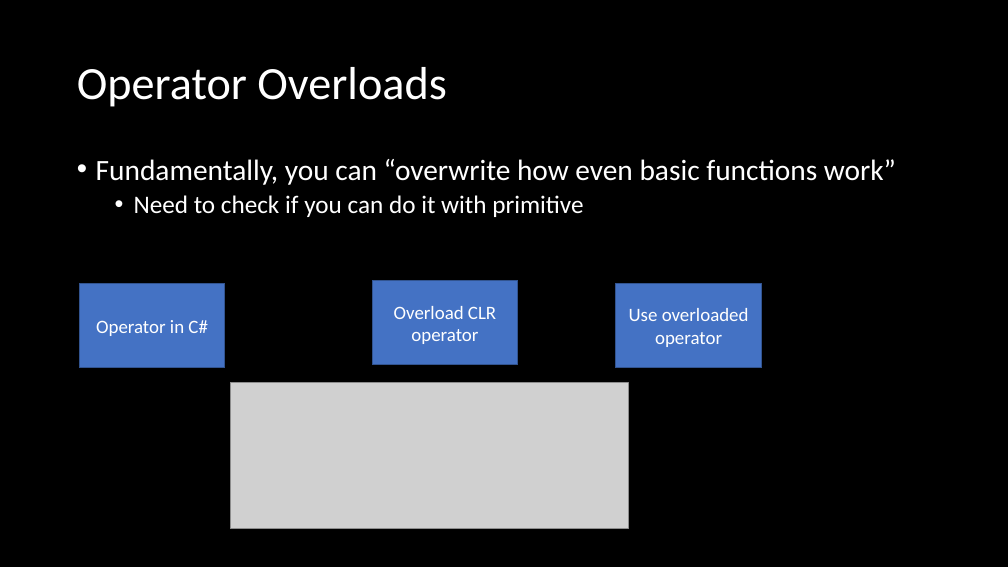
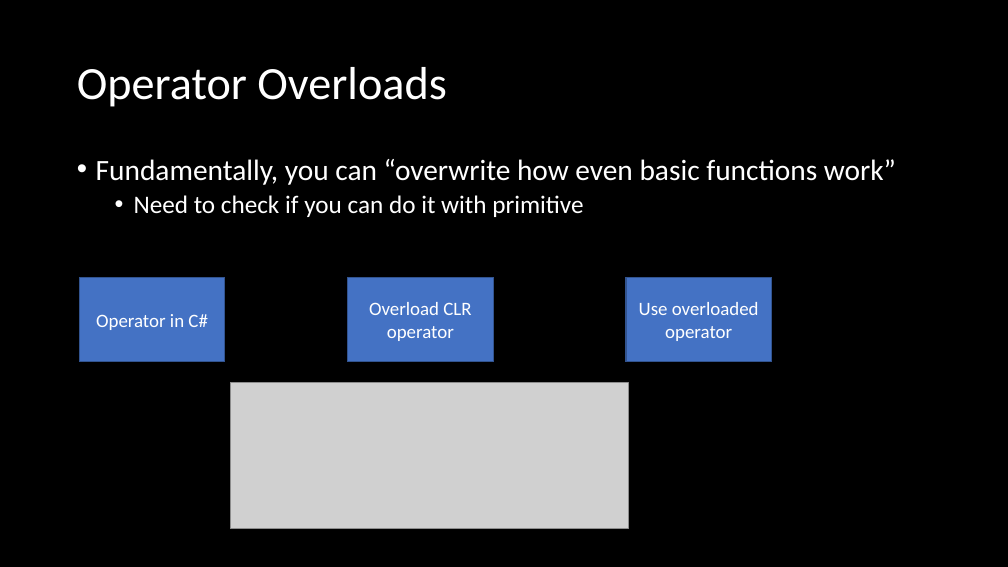
Before and after one commit to microsoft/Flash_University, a slide deck: slide 9 of CLR_via_CSharp/Chapter8/Methods.pptx. Drawn at 1008x567 pixels with LibreOffice and Linux fonts; fonts in the diff are those of the drawing; grey boxes stand for pictures. Boxes give left, top, right and bottom in pixels: in the first picture for what was removed or moved away, otherwise in the second. Text is boxed around its words. In the diff, an @@ line names an element or a change of style, - is before the commit and + after.

```diff
--- a/CLR_via_CSharp/Chapter8/Methods.pptx
+++ b/CLR_via_CSharp/Chapter8/Methods.pptx
@@ rectangle "Operator in C#": place and size @@
-rectangle "Operator in C#" at [79,284,225,368]
+rectangle "Operator in C#" at [79,278,225,361]
@@ rectangle "Overload CLR operator": place and size @@
-rectangle "Overload CLR operator" at [372,281,517,364]
+rectangle "Overload CLR operator" at [348,278,493,361]
@@ rectangle "Use overloaded operator": place and size @@
-rectangle "Use overloaded operator" at [616,284,761,368]
+rectangle "Use overloaded operator" at [626,278,771,361]
```
Also in this commit, not shown: 1 other slide changed, 1 other file.
